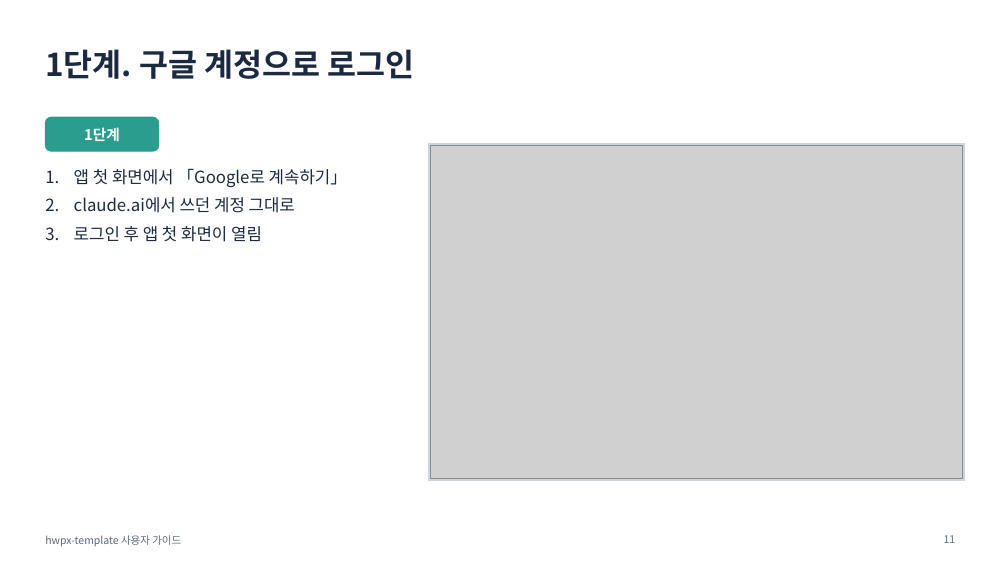
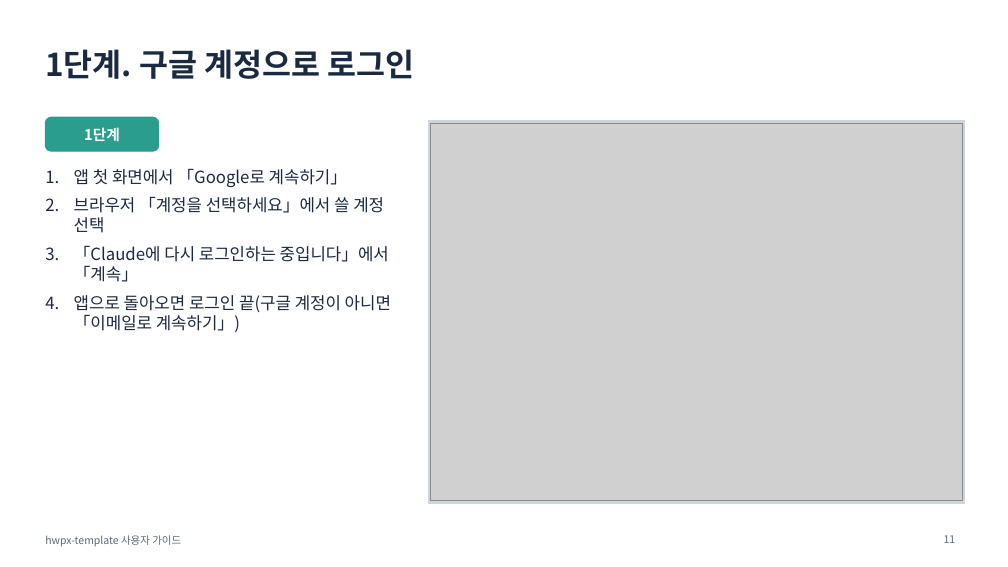
Before and after one commit to emilyJ7/hwpx-template-public, a slide deck: slide 11 of docs/사용자가이드.pptx. Drawn at 1008x567 pixels with LibreOffice and Linux fonts; fonts in the diff are those of the drawing; grey boxes stand for pictures. Boxes give left, top, right and bottom in pixels: in the first picture for what was removed or moved away, otherwise in the second. Text is boxed around its words. In the diff, an @@ line names an element or a change of style, - is before the commit and + after.

```diff
--- a/docs/사용자가이드.pptx
+++ b/docs/사용자가이드.pptx
@@ rectangle: place and size @@
-rectangle at box(429, 144, 965, 481)
+rectangle at box(429, 121, 965, 504)
@@ picture: place and size @@
-picture at box(431, 146, 963, 479)
+picture at box(431, 123, 963, 501)
@@ text at box(74, 196, 391, 332): text changed @@
-2. claude.ai에서 쓰던 계정 그대로
-3. 로그인 후 앱 첫 화면이 열림
+2. 브라우저 「계정을 선택하세요」에서 쓸 계정 선택
+3. 「Claude에 다시 로그인하는 중입니다」에서 「계속」
+4. 앱으로 돌아오면 로그인 끝(구글 계정이 아니면 「이메일로 계속하기」)
```
Also in this commit, not shown: 7 other files.
